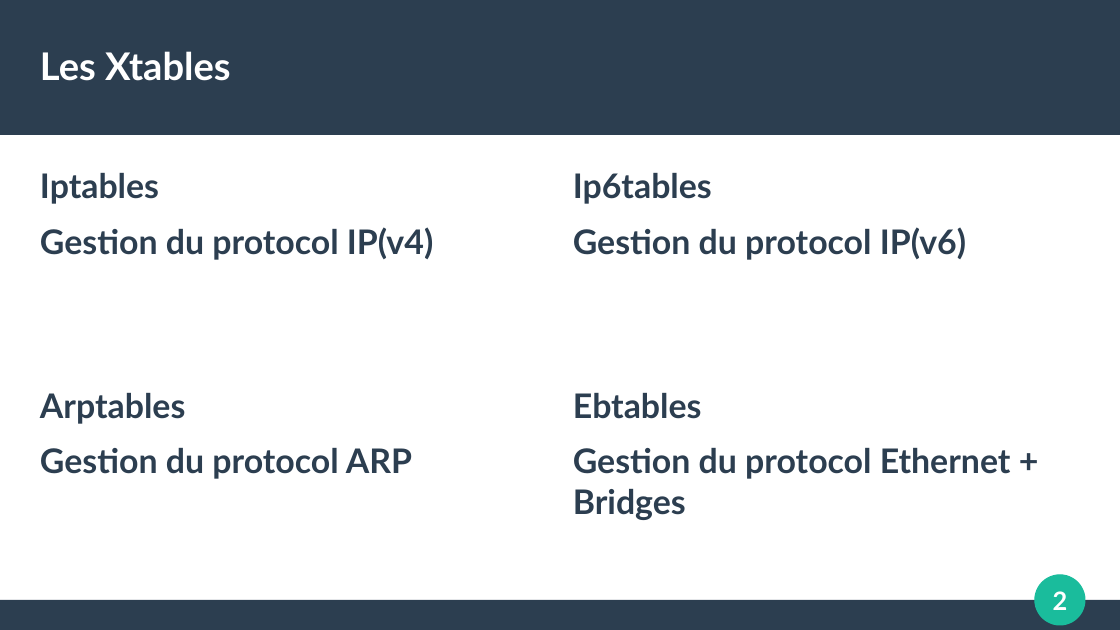
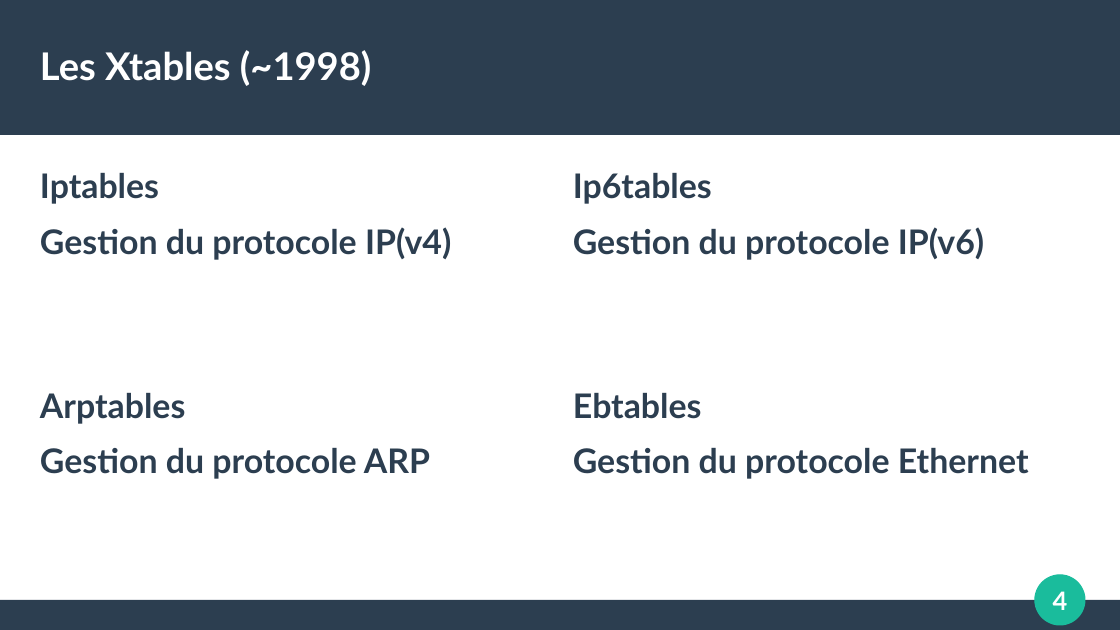
Before and after one commit to The-00/Cours-UL1, a slide deck: slide 4 of support-de-cours.odp (slide 2 before the commit). Drawn at 1120x630 pixels with LibreOffice and Linux fonts; fonts in the diff are those of the drawing. Boxes give left, top, right and bottom in pixels: in the first picture for what was removed or moved away, otherwise in the second. Text is boxed around its words. In the diff, an @@ line names an element or a change of style, - is before the commit and + after.

```diff
--- a/support-de-cours.odp
+++ b/support-de-cours.odp
@@ title at (x1=40, y1=50, x2=371, y2=86): text changed @@
-Les Xtables
+Les Xtables (~1998)
@@ text at (x1=40, y1=227, x2=451, y2=260): text changed @@
-Gestion du protocol IP(v4)
+Gestion du protocole IP(v4)
@@ text at (x1=573, y1=227, x2=984, y2=260): text changed @@
-Gestion du protocol IP(v6)
+Gestion du protocole IP(v6)
@@ text at (x1=40, y1=448, x2=430, y2=479): text changed @@
-Gestion du protocol ARP
+Gestion du protocole ARP
@@ text at (x1=573, y1=448, x2=1029, y2=479): text changed @@
-Gestion du protocol Ethernet + Bridges
+Gestion du protocole Ethernet
@@ page number at (x1=1053, y1=591, x2=1068, y2=610): text changed @@
-2
+4
```
Also in this commit, not shown: 9 other slides changed, 3 slides added.
